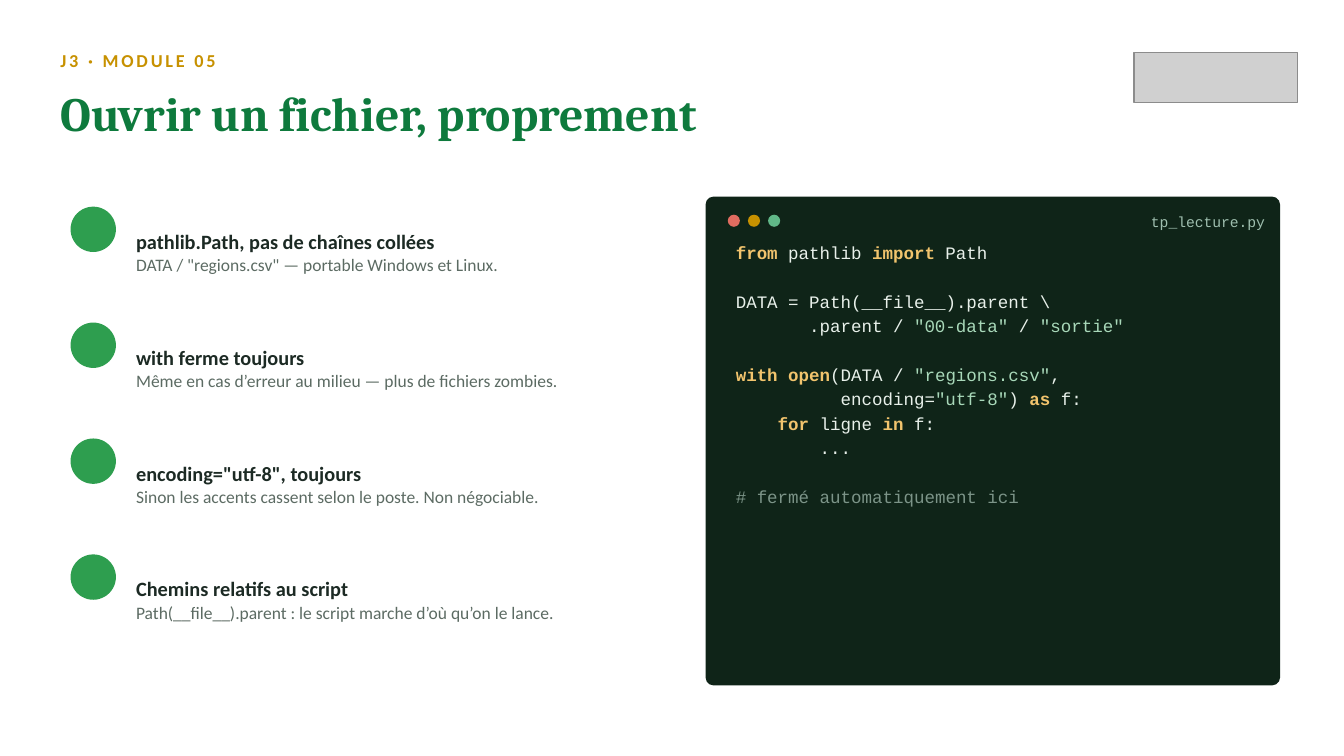
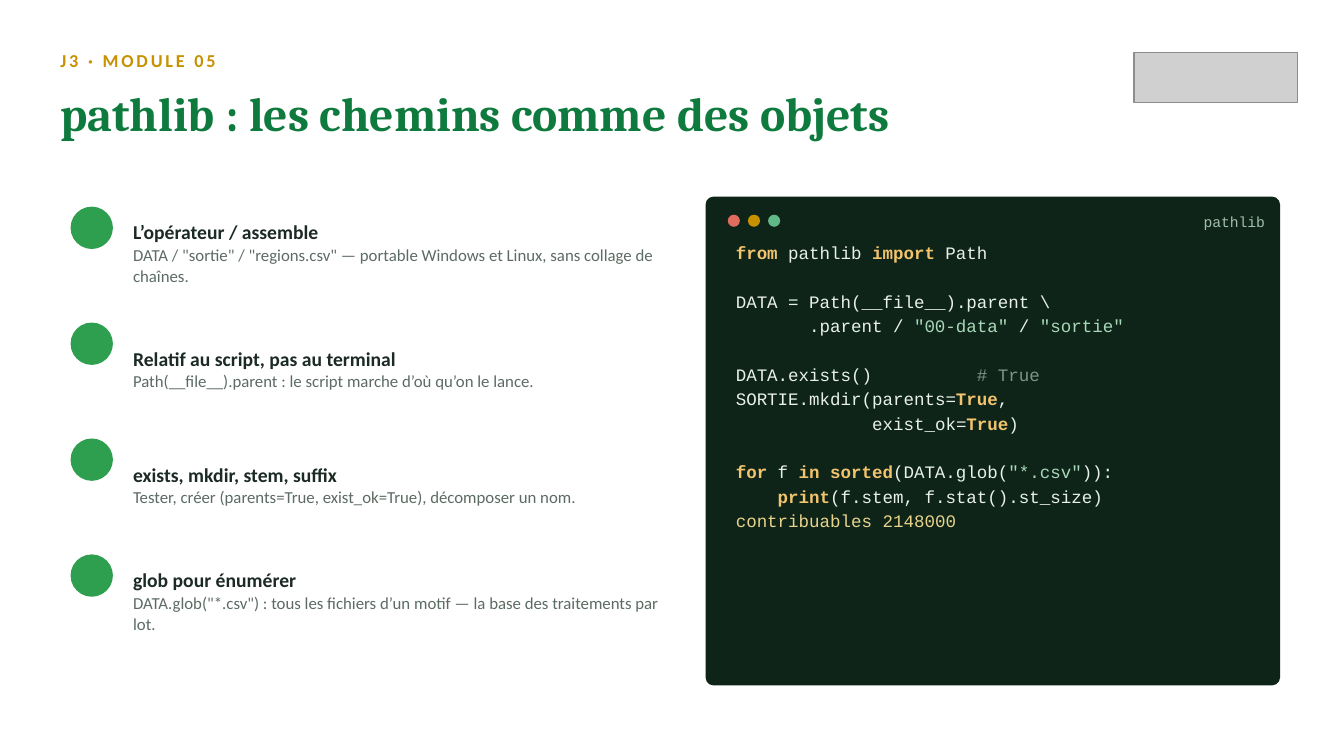
Before and after one commit to sogui/formation-python, a slide deck: slide 3 of slides/sources/J3-fichiers-robustesse.pptx. Drawn at 1344x756 pixels with LibreOffice and Linux fonts; fonts in the diff are those of the drawing; grey boxes stand for pictures; background and template pictures are left out. Boxes give left, top, right and bottom in pixels: in the first picture for what was removed or moved away, otherwise in the second. Text is boxed around its words. In the diff, an @@ line names an element or a change of style, - is before the commit and + after.

Commit message:
Slides enrichies : niveau intermédiaire, ~14-15 diapos par journée
- J1 : REPL/débogage, pièges du float pour les montants, round bancaire,
  f-strings détaillées, truthiness, enumerate/zip, while, compréhensions
- J2 : *args/**kwargs, portée LEGB et défaut mutable, lambda/key=,
  slicing et copie, Counter/defaultdict, tableau de choix des structures
- J3 : pathlib complet (glob), DictWriter et newline, options JSON,
  hiérarchie des exceptions, else/finally, exceptions métier, uv détaillé
- J4 : dataclass avancé (frozen, __post_init__, field), loc/iloc et
  SettingWithCopyWarning, to_datetime/.dt, agg nommés, merge validé
- J5 : argparse détaillé, logging, vectorisation, anatomie d'un script,
  checklist qualité avant de rendre

```diff
--- a/slides/sources/J3-fichiers-robustesse.pptx
+++ b/slides/sources/J3-fichiers-robustesse.pptx
@@ text at (60,98,889,142): text changed @@
-Ouvrir un fichier, proprement
+pathlib : les chemins comme des objets
@@ text at (133,225,653,282): text changed; size 12.5 to 12 pt @@
-pathlib.Path, pas de chaînes collées
-DATA / "regions.csv" — portable Windows et Linux.
+L’opérateur / assemble
+DATA / "sortie" / "regions.csv" — portable Windows et Linux, sans collage de chaînes.
@@ text at (1204,216,1265,230): text changed @@
-tp_lecture.py
+pathlib
@@ text at (133,352,533,390): text changed; size 12.5 to 12 pt @@
-with ferme toujours
-Même en cas d’erreur au milieu — plus de fichiers zombies.
+Relatif au script, pas au terminal
+Path(__file__).parent : le script marche d’où qu’on le lance.
@@ text at (736,369,1113,527): text changed @@
-with open(DATA / "regions.csv",
-encoding="utf-8") as f:
-for ligne in f:
-...
-# fermé automatiquement ici
+DATA.exists() # True
+SORTIE.mkdir(parents=True,
+exist_ok=True)
+for f in sorted(DATA.glob("*.csv")):
+print(f.stem, f.stat().st_size)
+contribuables 2148000
@@ text at (133,468,575,506): text changed; size 12.5 to 12 pt @@
-encoding="utf-8", toujours
-Sinon les accents cassent selon le poste. Non négociable.
+exists, mkdir, stem, suffix
+Tester, créer (parents=True, exist_ok=True), décomposer un nom.
@@ text at (133,573,658,630): text changed; size 12.5 to 12 pt @@
-Chemins relatifs au script
-Path(__file__).parent : le script marche d’où qu’on le lance.
+glob pour énumérer
+DATA.glob("*.csv") : tous les fichiers d’un motif — la base des traitements par lot.
```
Also in this commit, not shown: 9 other slides changed, 5 slides added, 9 other files.
